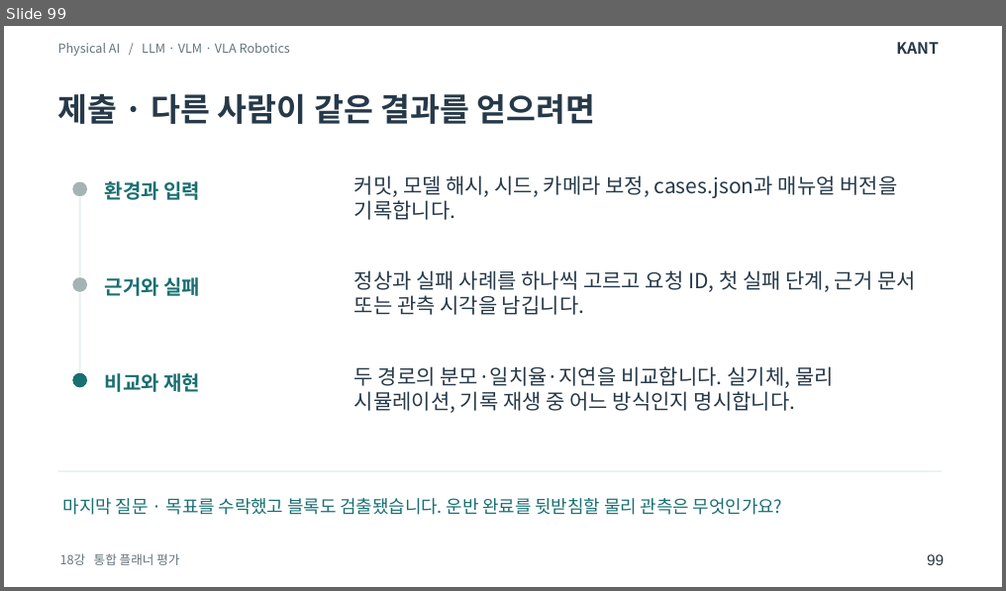
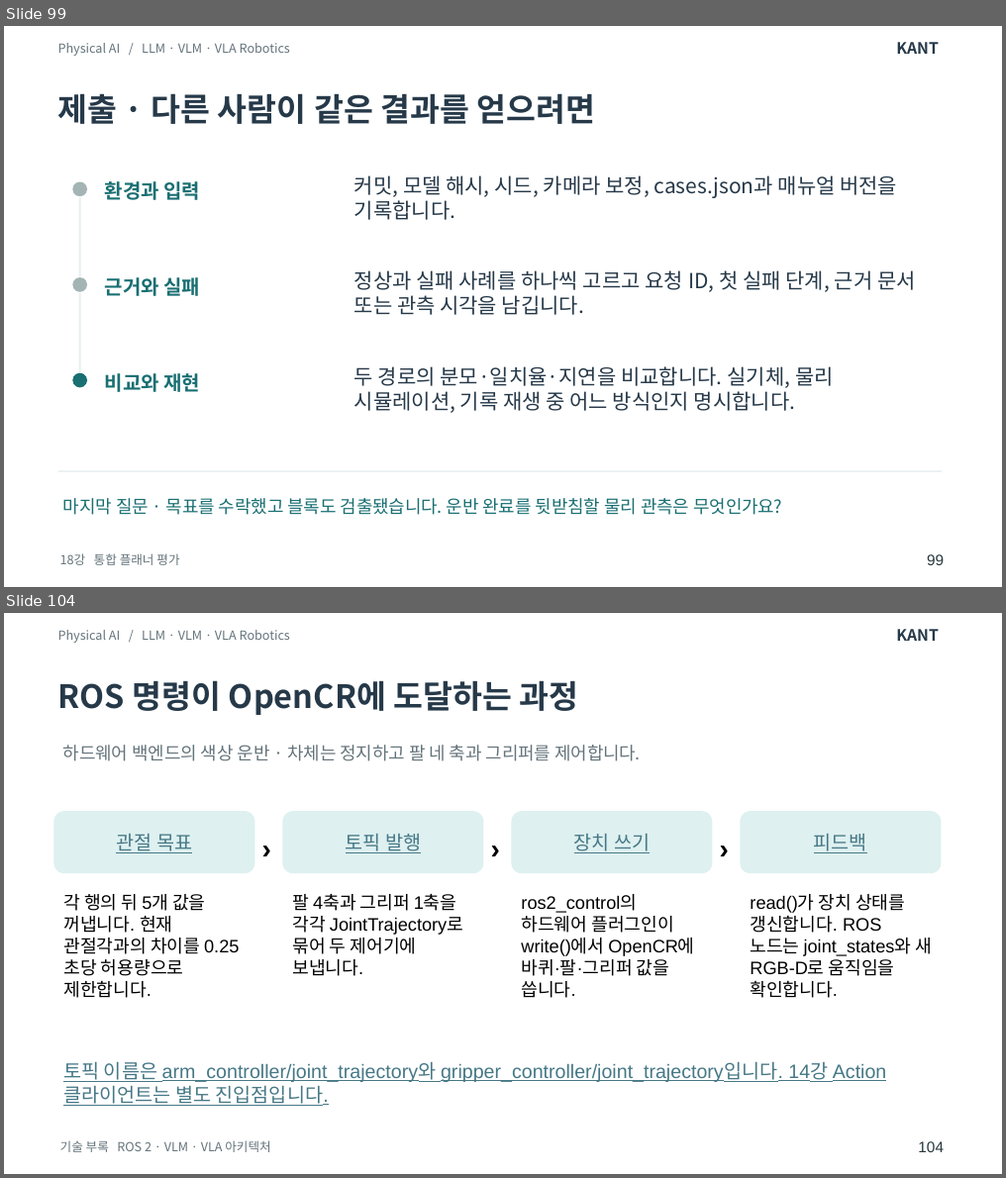
Before and after one commit to SpartaPA/waffle-mpx-lyrical, a slide deck: lessons/14-18/lessons-14-18.pptx. Shown one above the other, each under a label of ours: slide 99 before the commit, slides 99 and 104 after it; the slides between them are not shown. The pictures are 1006x591 and 1006x1178 pixels, drawn with LibreOffice and Linux fonts; fonts in the diff are those of the drawing. Boxes give left, top, right and bottom in pixels: in the first picture for what was removed or moved away, otherwise in the second. Text is boxed around its words. In the diff, an @@ line names an element or a change of style, - is before the commit and + after.

Commit message:
ROS 관측에서 VLA 추론과 OpenCR 제어까지 이어지는 구조를 교안에 담았습니다

```diff
--- a/lessons/14-18/lessons-14-18.pptx
+++ b/lessons/14-18/lessons-14-18.pptx
@@ slide 104 added at (4,613,1002,1174), background #FFFFFF @@
@@ text added at (58,630,290,643), 9 pt, text #65747B @@
+Physical AI / LLM · VLM · VLA Robotics
@@ text added at (896,629,939,641), 11.2 pt, text #263949, bold @@
+KANT
@@ text added at (58,680,579,715), 23.2 pt, text #263949, bold @@
+ROS 명령이 OpenCR에 도달하는 과정
@@ text added at (63,745,641,761), 12.8 pt, text #65747B @@
+하드웨어 백엔드의 색상 운반 · 차체는 정지하고 팔 네 축과 그리퍼를 제어합니다.
@@ rounded rectangle added at (54,812,254,873), fill #DEF0F0, 14 pt, text #467886, underline @@
+관절 목표
@@ rounded rectangle added at (282,812,483,873), fill #DEF0F0, 14 pt, text #467886, underline @@
+토픽 발행
@@ rounded rectangle added at (511,812,712,873), fill #DEF0F0, 14 pt, text #467886, underline @@
+장치 쓰기
@@ rounded rectangle added at (741,812,942,873), fill #DEF0F0, 14 pt, text #467886, underline @@
+피드백
@@ text added at (252,821,291,874), 20 pt, text #000000, bold @@
+›
@@ text added at (481,821,520,874), 20 pt, text #000000, bold @@
+›
@@ text added at (710,821,748,874), 20 pt, text #000000, bold @@
+›
@@ text added at (63,894,239,998), 13 pt, text #000000 @@
+각 행의 뒤 5개 값을 꺼냅니다. 현재 관절각과의 차이를 0.25초당 허용량으로 제한합니다.
@@ text added at (292,894,463,976), 13 pt, text #000000 @@
+팔 4축과 그리퍼 1축을 각각 JointTrajectory로 묶어 두 제어기에 보냅니다.
@@ text added at (521,895,694,998), 13 pt, text #000000 @@
+ros2_control의 하드웨어 플러그인이 write()에서 OpenCR에 바퀴·팔·그리퍼 값을 씁니다.
@@ text added at (749,894,932,998), 13 pt, text #000000 @@
+read()가 장치 상태를 갱신합니다. ROS 노드는 joint_states와 새 RGB-D로 움직임을 확인합니다.
@@ text added at (63,1062,887,1106), 14 pt, text #467886, underline @@
+토픽 이름은 arm_controller/joint_trajectory와 gripper_controller/joint_trajectory입니다. 14강 Action 클라이언트는 별도 진입점입니다.
@@ text added at (60,1141,270,1153), 9 pt, text #65747B @@
+기술 부록 ROS 2 · VLM · VLA 아키텍처
@@ text added at (918,1142,944,1153), 11 pt, text #26383D @@
+104
```
Also in this commit, not shown: 7 other slides added, 2 other files.
